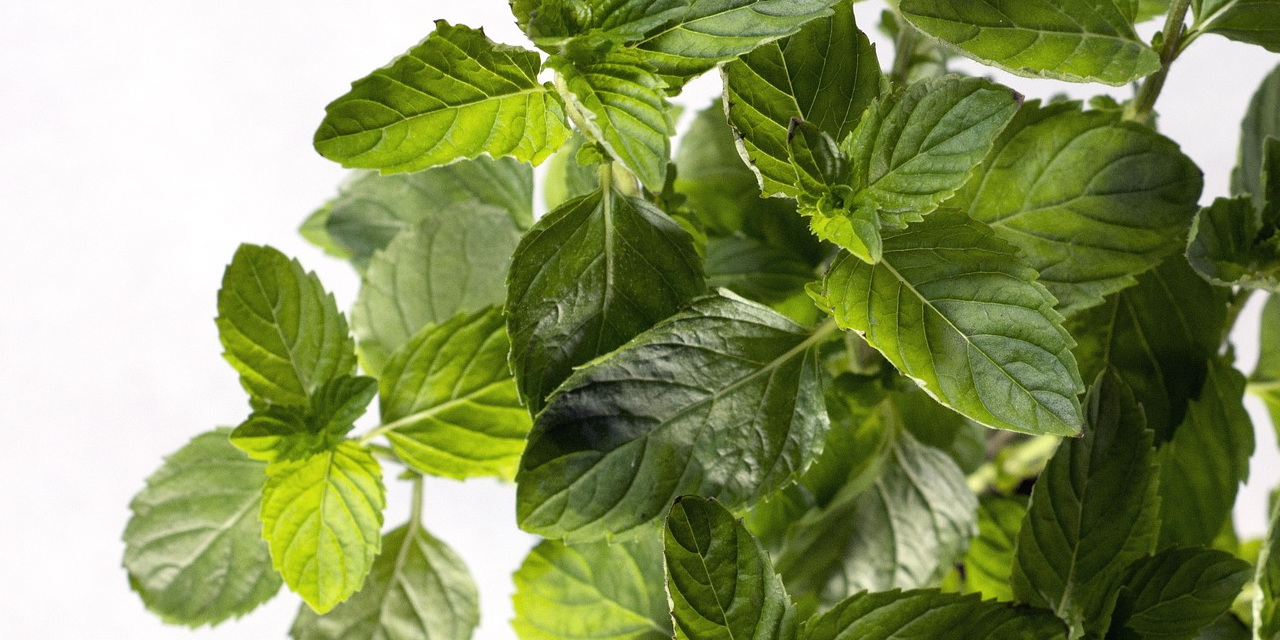
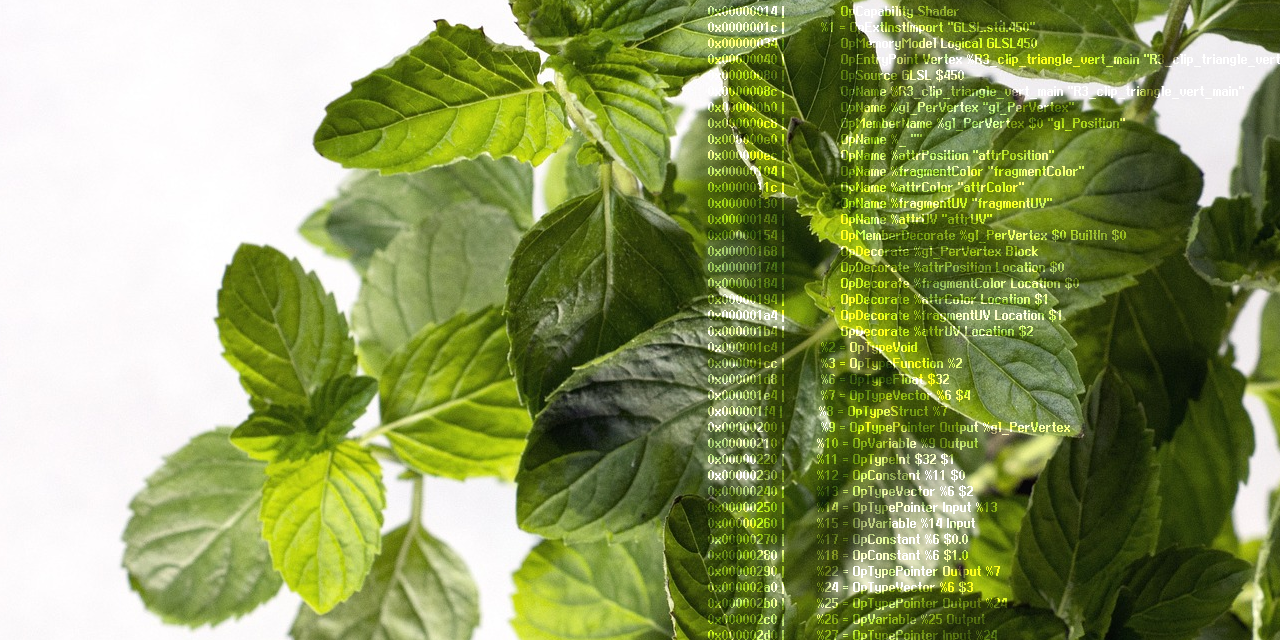
Layers edited between the first and the second 1280×640 image:
added layer "; SPIR-V ..." (overlay) above "source" over [708, 6, 1280, 640]
